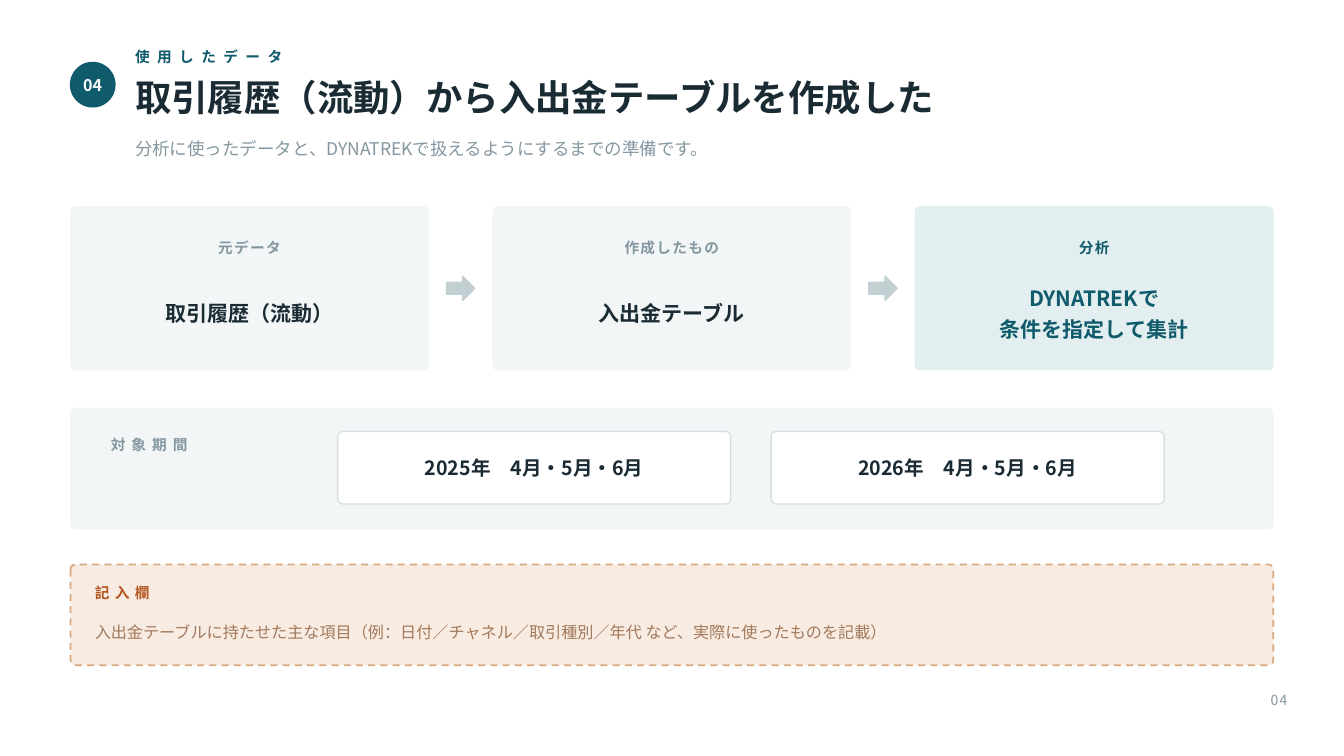
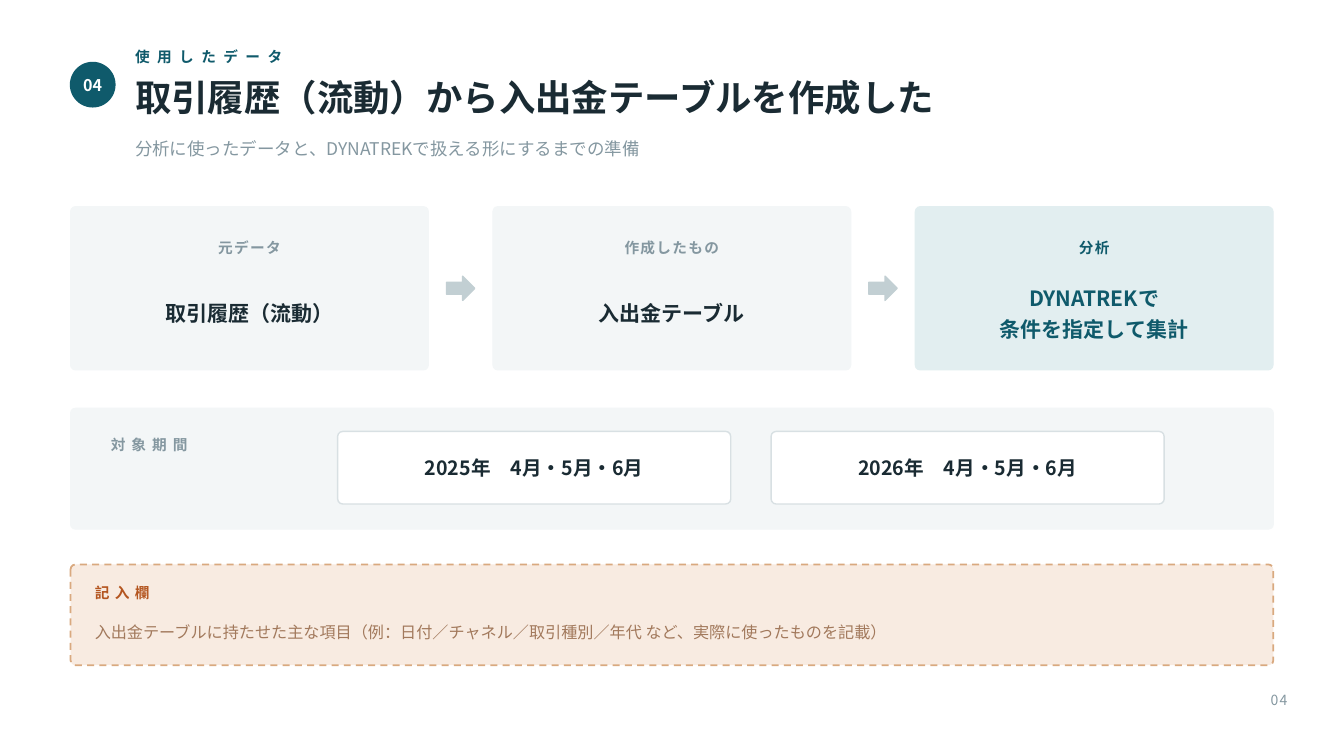
Before and after one commit to takumi66666/my-website, a slide deck: slide 4 of presentation/DYNATREK_成果発表.pptx. Drawn at 1344x756 pixels with LibreOffice and Linux fonts; fonts in the diff are those of the drawing. Boxes give left, top, right and bottom in pixels: in the first picture for what was removed or moved away, otherwise in the second. Text is boxed around its words. In the diff, an @@ line names an element or a change of style, - is before the commit and + after.

```diff
--- a/presentation/DYNATREK_成果発表.pptx
+++ b/presentation/DYNATREK_成果発表.pptx
@@ text at box(135, 140, 640, 157): text changed @@
-分析に使ったデータと、DYNATREKで扱えるようにするまでの準備です。
+分析に使ったデータと、DYNATREKで扱える形にするまでの準備
```
Also in this commit, not shown: 7 other slides changed, 1 other file.
